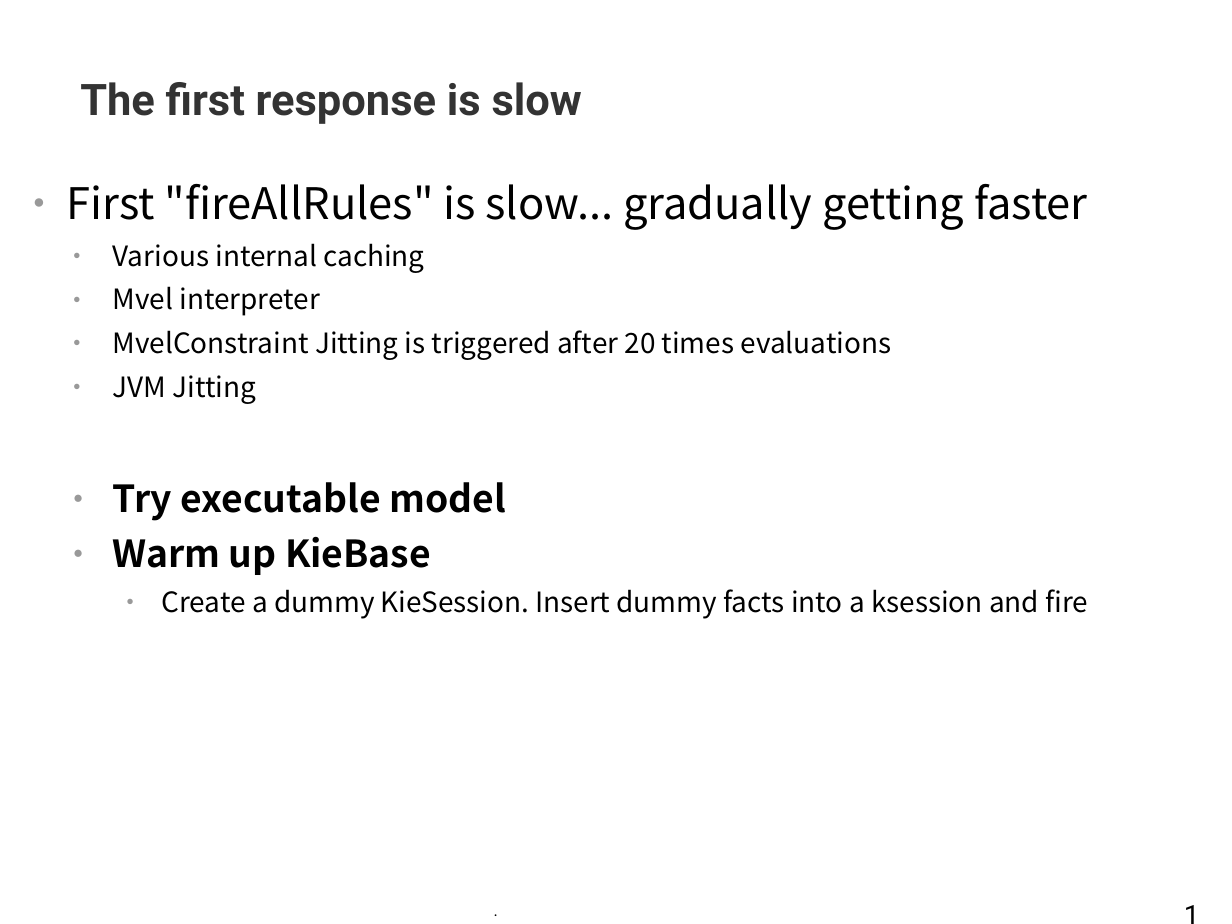
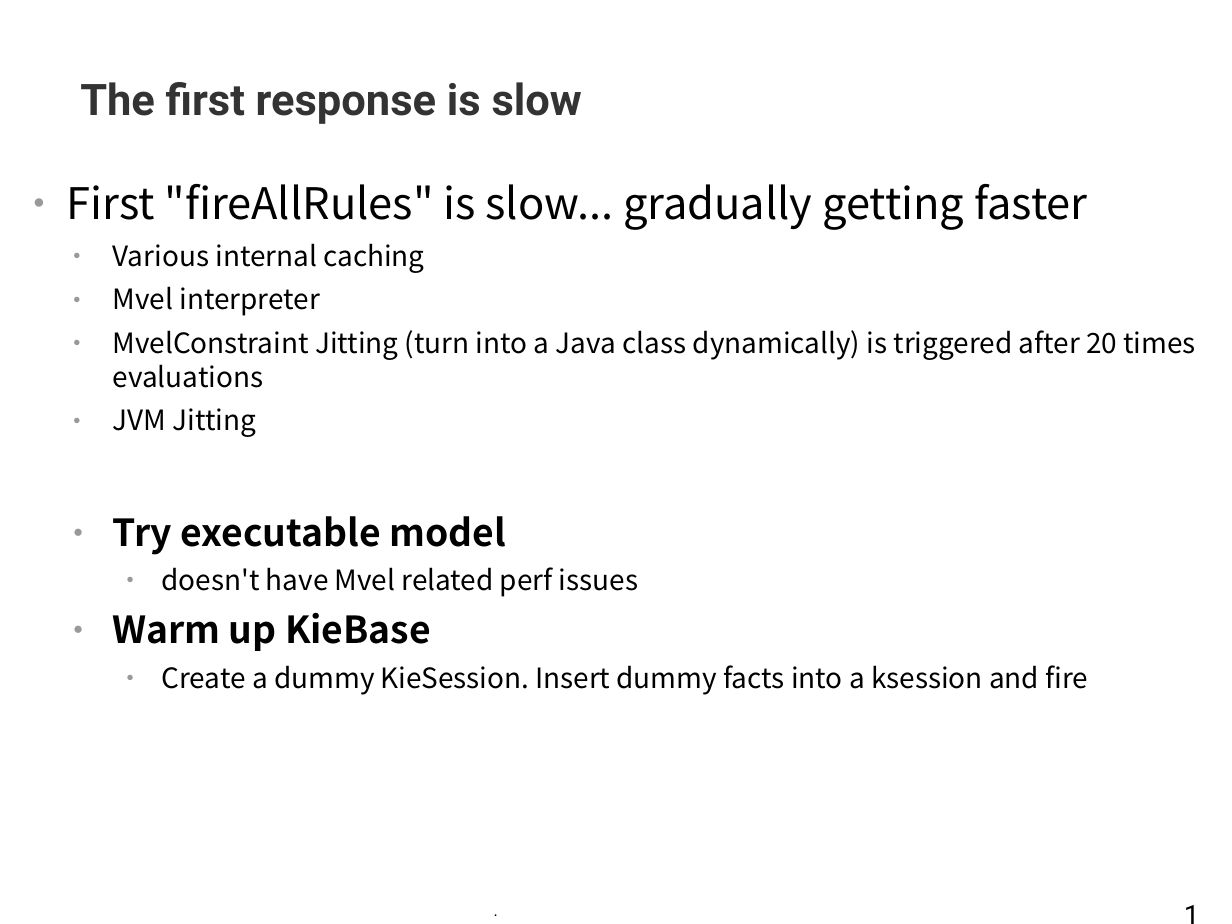
Before and after one commit to tkobayas/kie-live, a slide deck: slide 19 of 2021_Drools_trouble_shooting.odp (slide 18 before the commit). Drawn at 1232x924 pixels with LibreOffice and Linux fonts; fonts in the diff are those of the drawing; background and template pictures are left out. Boxes give left, top, right and bottom in pixels: in the first picture for what was removed or moved away, otherwise in the second. Text is boxed around its words. In the diff, an @@ line names an element or a change of style, - is before the commit and + after.

```diff
--- a/2021_Drools_trouble_shooting.odp
+++ b/2021_Drools_trouble_shooting.odp
@@ text at bbox=[113, 330, 1196, 388]: text changed @@
-  ● MvelConstraint Jitting is triggered after 20 times evaluations
+  ● MvelConstraint Jitting (turn into a Java class dynamically) is triggered after 20 times evaluations
@@ text at bbox=[162, 567, 638, 597]: paragraph added @@
+    ● doesn't have Mvel related perf issues
```
Also in this commit, not shown: 1 other slide changed, 1 slide added.
